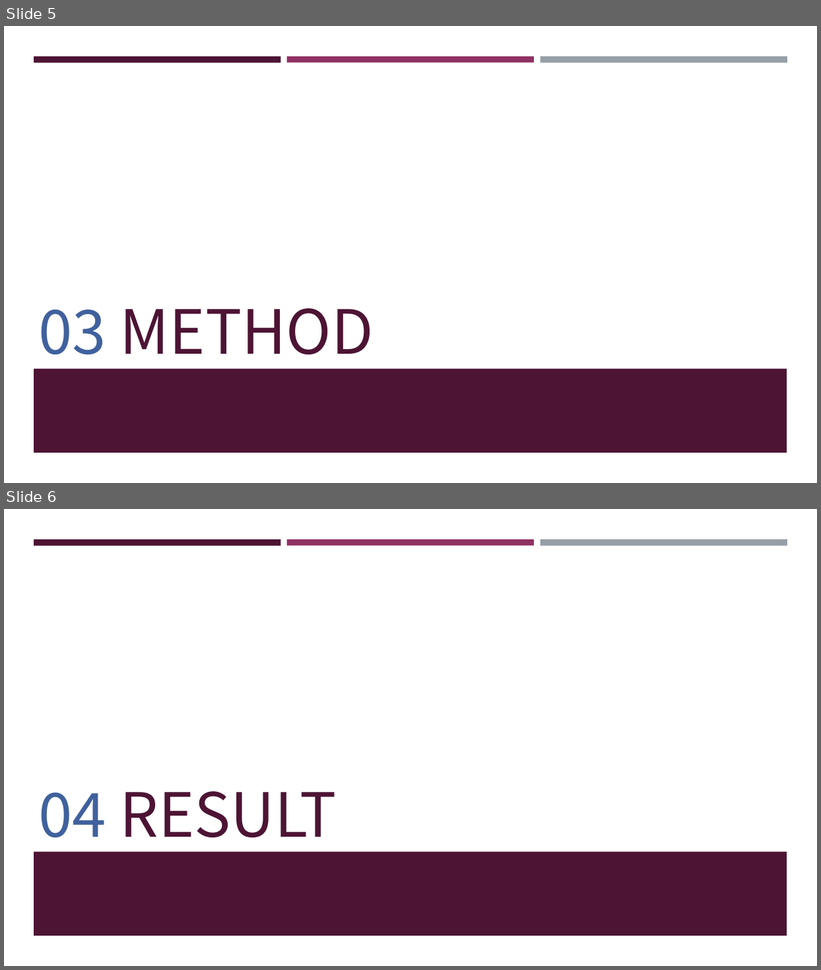
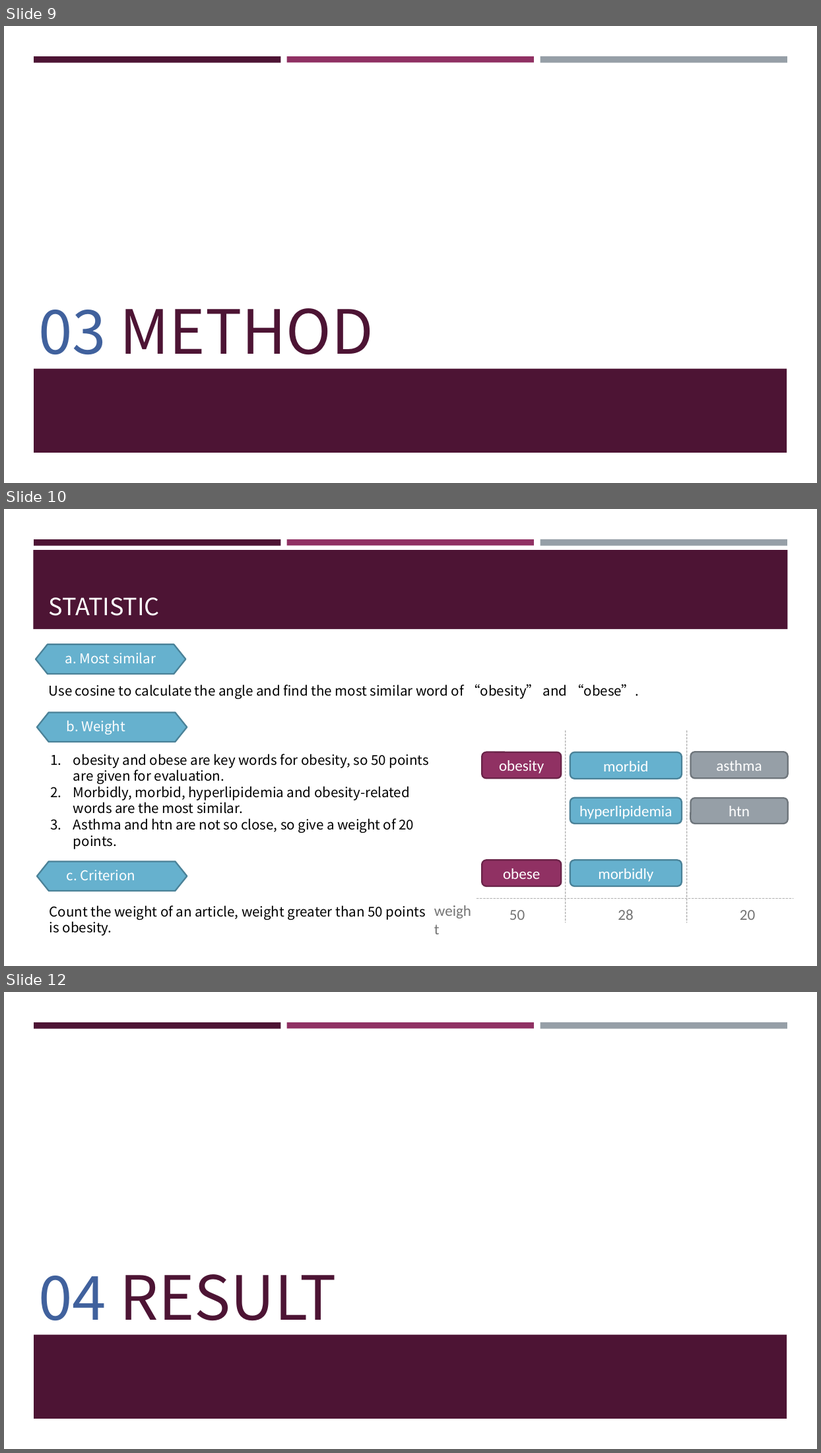
Before and after one commit to frankye1000/NYCU-DigitalMedicine, a slide deck: Case Presentation 1 Data/ppt/case1.pptx. Shown one above the other, each under a label of ours: slides 5 and 6 before the commit, slides 9, 10 and 12 after it; the slides between them are not shown. The pictures are 821x970 and 821x1453 pixels, drawn with LibreOffice and Linux fonts; fonts in the diff are those of the drawing. Boxes give left, top, right and bottom in pixels: in the first picture for what was removed or moved away, otherwise in the second. Text is boxed around its words. In the diff, an @@ line names an element or a change of style, - is before the commit and + after.

```diff
--- a/Case Presentation 1 Data/ppt/case1.pptx
+++ b/Case Presentation 1 Data/ppt/case1.pptx
@@ slide 10 added at [4,509,817,966], background #FFFFFF; not listed: 3 template elements that a slide beside it also shows @@
@@ rectangle added at [33,550,788,629], fill #4D1434 @@
@@ title added at [49,597,160,616], 28 pt, text #FFFEFF @@
+STATISTIC
@@ hexagon added at [36,644,186,674], fill #66B1CE, outline #4B8398 1.75 pt @@
@@ text added at [65,652,156,663], 16 pt, text #FFFFFF @@
+a. Most similar
@@ text added at [49,684,639,699], 16 pt, text #000000 @@
+Use cosine to calculate the angle and find the most similar word of “obesity” and “obese”.
@@ hexagon added at [37,713,187,742], fill #66B1CE, outline #4B8398 1.75 pt @@
@@ text added at [67,720,125,735], 16 pt, text #FFFFFF @@
+b. Weight
@@ line added from (566, 731) to (566, 923), #B0B0B0 1 pt dashed @@
@@ line added from (687, 731) to (687, 923), #B0B0B0 1 pt dashed @@
@@ text added at [73,754,428,850], 16 pt, text #000000 @@
+1. obesity and obese are key words for obesity, so 50 points are given for evaluation.
+2. Morbidly, morbid, hyperlipidemia and obesity-related words are the most similar.
+3. Asthma and htn are not so close, so give a weight of 20 points.
@@ rounded rectangle added at [482,753,562,779], fill #903163, outline #6B2449 1.75 pt, 18 pt, text #FFFFFF @@
+obesity
@@ rounded rectangle added at [570,753,682,779], fill #66B1CE, outline #4B8398 1.75 pt, 18 pt, text #FFFFFF @@
+morbid
@@ rounded rectangle added at [691,752,788,779], fill #969FA7, outline #6F767C 1.75 pt, 18 pt, text #FFFFFF @@
+asthma
@@ rounded rectangle added at [570,798,682,824], fill #66B1CE, outline #4B8398 1.75 pt, 18 pt, text #FFFFFF @@
+hyperlipidemia
@@ rounded rectangle added at [691,798,788,824], fill #969FA7, outline #6F767C 1.75 pt, 18 pt, text #FFFFFF @@
+htn
@@ text added at [337,819,380,833], 18 pt, text #767676 @@
+weight
@@ hexagon added at [37,861,187,891], fill #66B1CE, outline #4B8398 1.75 pt @@
@@ rounded rectangle added at [482,860,562,887], fill #903163, outline #6B2449 1.75 pt, 18 pt, text #FFFFFF @@
+obese
@@ rounded rectangle added at [570,860,682,887], fill #66B1CE, outline #4B8398 1.75 pt, 18 pt, text #FFFFFF @@
+morbidly
@@ text added at [67,870,135,881], 16 pt, text #FFFFFF @@
+c. Criterion
@@ line added from (477, 899) to (793, 899), #B0B0B0 1 pt dashed @@
@@ text added at [50,906,425,936], 16 pt, text #000000 @@
+Count the weight of an article, weight greater than 50 points is obesity.
@@ text added at [510,910,525,920], 18 pt, text #767676 @@
+50
@@ text added at [618,910,633,920], 18 pt, text #767676 @@
+28
@@ text added at [740,910,755,920], 18 pt, text #767676 @@
+20
@@ what was slide 5 is now slide 9 @@
@@ what was slide 6 is now slide 12 @@
```
Also in this commit, not shown: 1 slide changed, 9 other slides added, 1 slide removed, 3 other files.
